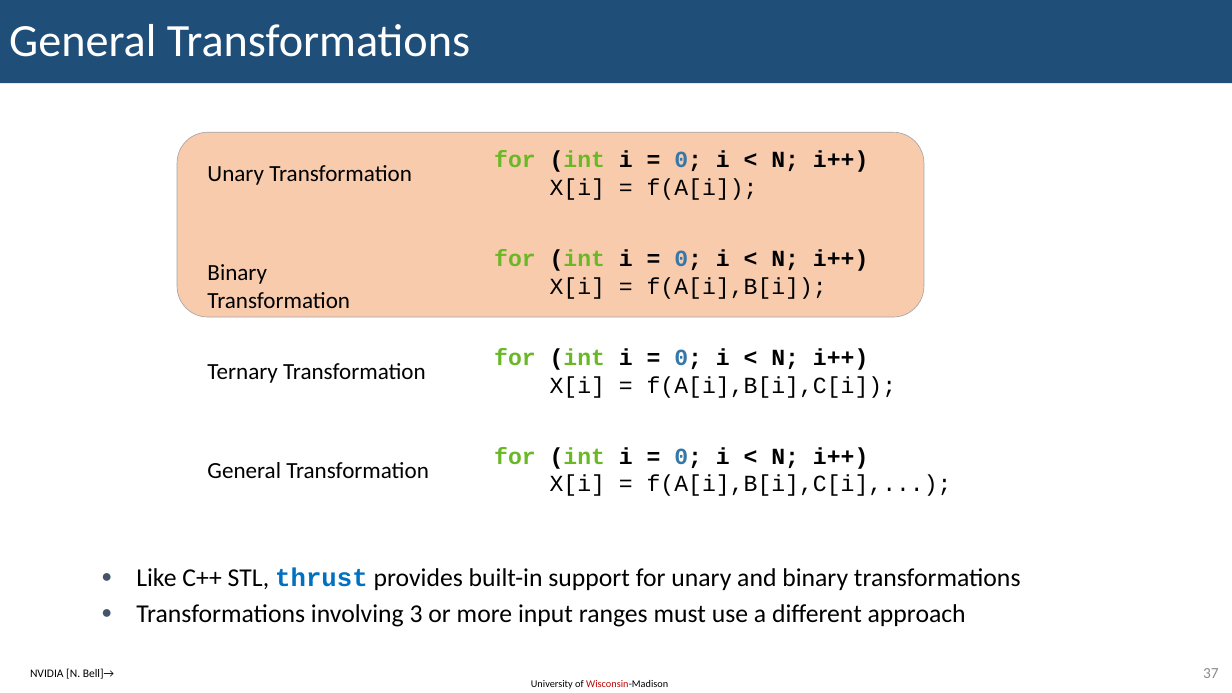
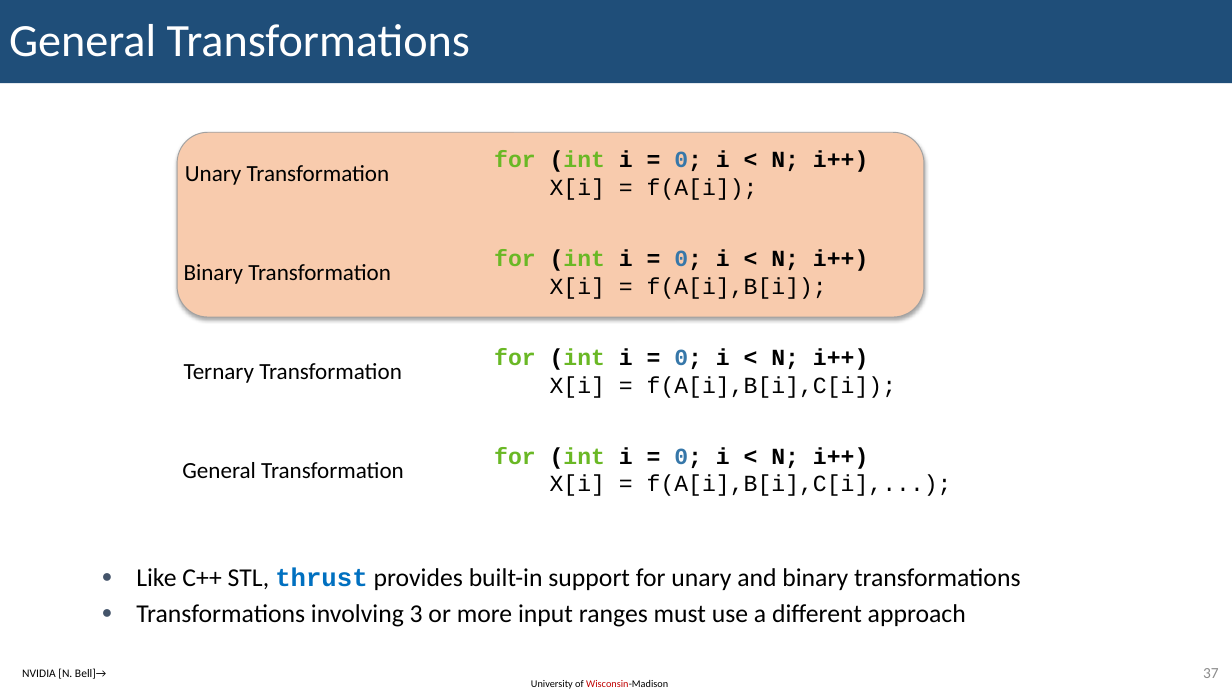
Before and after one commit to KennyKangMPC/CS-759, a slide deck: slide 37 of lecture_notes/lecture18_0305.pptx. Drawn at 1232x693 pixels with LibreOffice and Linux fonts; fonts in the diff are those of the drawing. Boxes give left, top, right and bottom in pixels: in the first picture for what was removed or moved away, otherwise in the second. Text is boxed around its words. In the diff, an @@ line names an element or a change of style, - is before the commit and + after.

```diff
--- a/lecture_notes/lecture18_0305.pptx
+++ b/lecture_notes/lecture18_0305.pptx
@@ rounded rectangle at bbox=[177, 132, 924, 317]: outline #A5A5A5 0.5 pt to #A1A1A1 0.75 pt; shadow on; proportions changed @@
@@ text "Unary Transformation": place and size @@
-text "Unary Transformation" at bbox=[207, 165, 412, 185]
+text "Unary Transformation" at bbox=[185, 165, 390, 185]
@@ text "Binary Transformation" rewrapped from bbox=[207, 264, 350, 308] to bbox=[184, 264, 391, 284] @@
@@ text "Ternary Transformation": place and size @@
-text "Ternary Transformation" at bbox=[207, 363, 426, 383]
+text "Ternary Transformation" at bbox=[184, 363, 402, 383]
@@ text "General Transformation": place and size @@
-text "General Transformation" at bbox=[207, 462, 429, 478]
+text "General Transformation" at bbox=[182, 462, 404, 478]
@@ text "NVIDIA [N. Bell]→": place and size @@
-text "NVIDIA [N. Bell]→" at bbox=[30, 668, 114, 679]
+text "NVIDIA [N. Bell]→" at bbox=[22, 668, 106, 679]
```
Also in this commit, not shown: 71 other slides changed, 3 other files.
